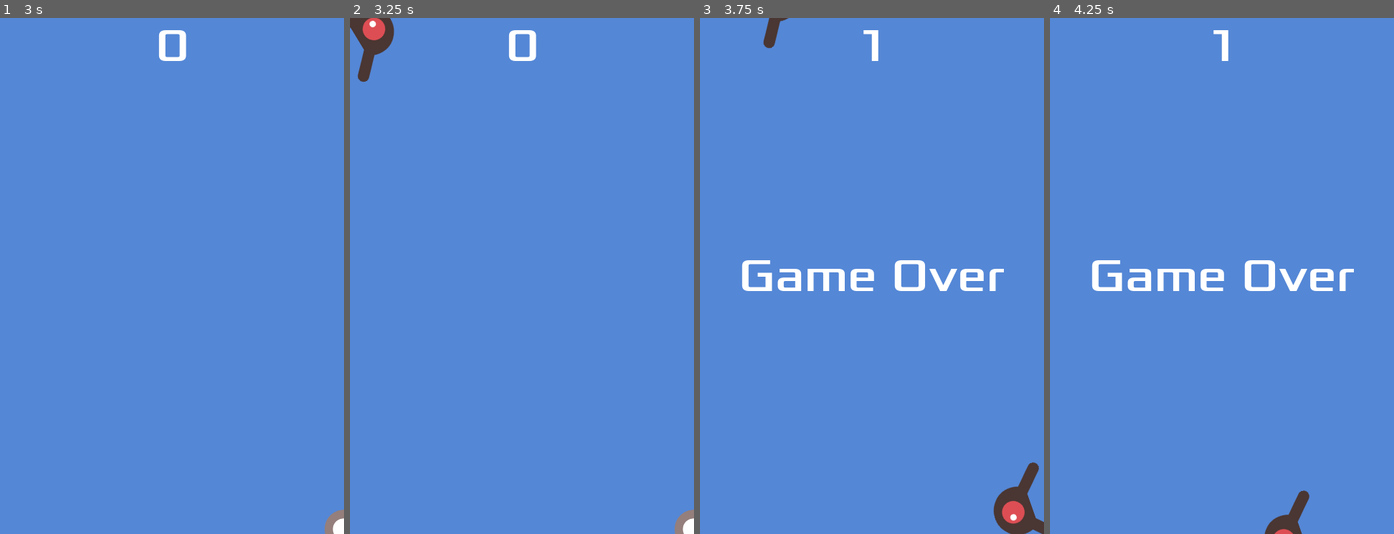
Above: before the commit, frames 1-4 (left to right).
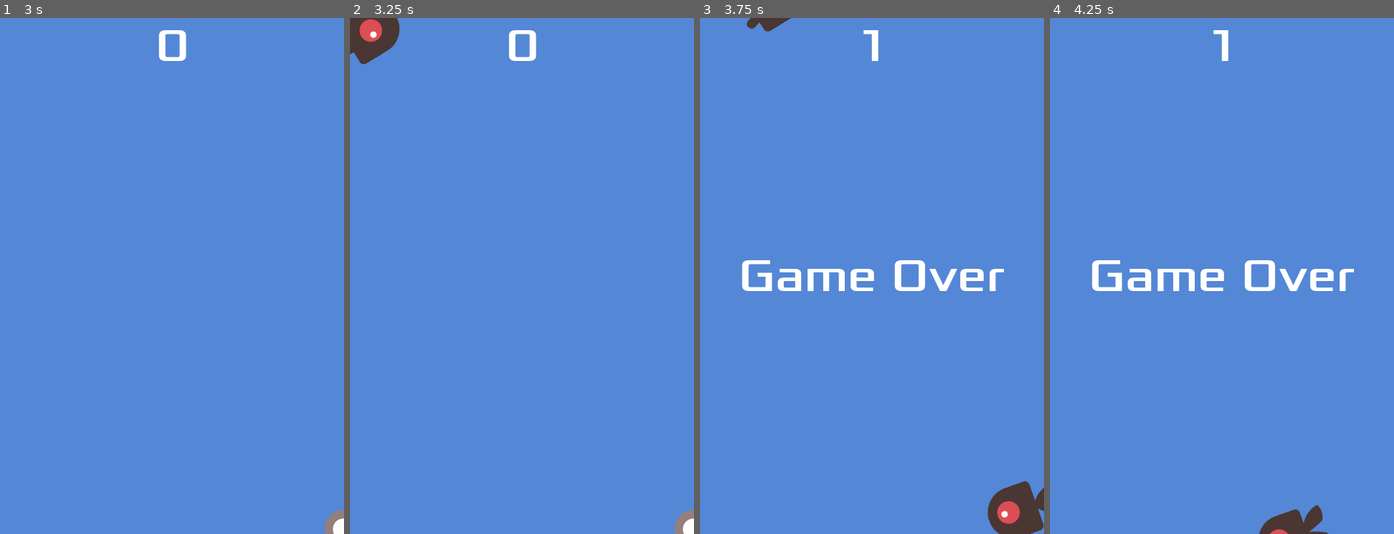
Above: after the commit, the same moments.

Repository: faizal97/Dodge-The-Creep
Game: Godot game, scene res://main.tscn
Two runs of this game, one before a commit and one after it. Both use one fixed random seed, a clock stepped at 60 frames per second and the inputs below.
Inputs:
- Up to frame 1 (3 s): click "START" at 0.5 s; tap Enter at 1.25 s; hold Right (move_right) 1.28-2.03 s; hold Down (move_down) 2.03-2.78 s; hold Right (move_right) from 2.78 s (still down)
- Up to frame 2 (3.25 s): keep holding Right (move_right)
- Up to frame 3 (3.75 s): release Right (move_right) at 3.53 s; hold Up (move_up) from 3.53 s (still down)
- Up to frame 4 (4.25 s): keep holding Up (move_up)

Frame 1 is identical in both runs. In frame 2, 0.5% of the frame differs, in the area x 0-15%, y 0-13%; in frame 3, 1.0%, in the area x 13-100%, y 0-100%; in frame 4, 0.5%.

Commit message:
fix mob animation not played
fixes #2

Diff:
--- a/mob.gd
+++ b/mob.gd
@@ -13,4 +13,4 @@
 
 
 func _on_visible_on_screen_notifier_2d_screen_exited():
-	pass # Replace with function body.
+	queue_free()
--- a/mob.tscn
+++ b/mob.tscn
@@ -1,5 +1,6 @@
-[gd_scene load_steps=9 format=3 uid="uid://cgthuujcpkcur"]
+[gd_scene load_steps=10 format=3 uid="uid://cgthuujcpkcur"]
 
+[ext_resource type="Script" path="res://mob.gd" id="1_hdova"]
 [ext_resource type="Texture2D" uid="uid://bfqtu65p5rsp3" path="res://art/enemyFlyingAlt_1.png" id="1_sv0ld"]
 [ext_resource type="Texture2D" uid="uid://bxnvug7ga5r6y" path="res://art/enemyFlyingAlt_2.png" id="2_67sbj"]
 [ext_resource type="Texture2D" uid="uid://ckpan3qavrs3b" path="res://art/enemySwimming_1.png" id="3_vpmxs"]
@@ -48,8 +49,10 @@
 height = 108.002
 
 [node name="Mob" type="RigidBody2D" groups=["mobs"]]
+position = Vector2(184, 116)
 collision_mask = 0
 gravity_scale = 1.66533e-16
+script = ExtResource("1_hdova")
 metadata/_edit_group_ = true
 
 [node name="AnimatedSprite2D" type="AnimatedSprite2D" parent="."]
